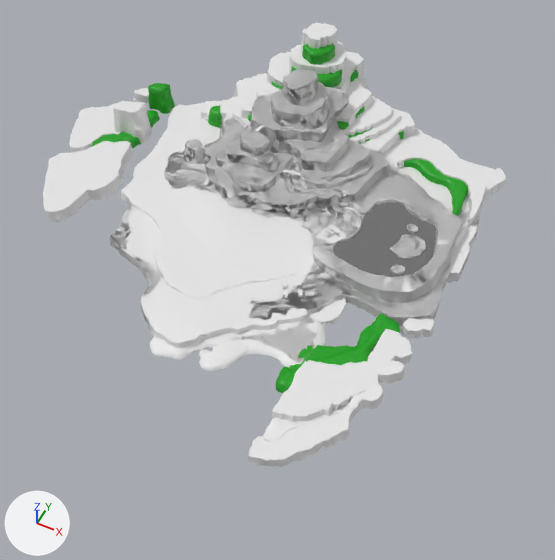
One commit to the FBX model Assets/World/Terrain/world.fbx: the scene before it, then after it.
Before and after are seen from a 50 mm lens placed at (24.3, -45.9, 47.3), pointed at (4.8, -7.0, -1.3). The lights are fixed; the arrows at lower left show +X, +Y and +Z. The first picture is the older version. Where no turn or scale is listed for an object, it has been applied to the vertices. Vertices at exactly the same position are counted once.

The first picture shows 'Ground', 'Ground to paint', 'Ground.001', 'Island 1', 'Island 2', 'Lake Water', 'Plane' and 2 more.
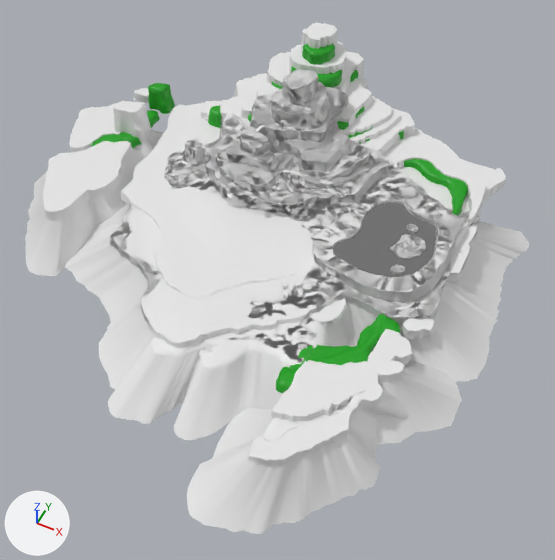
Diff of the bpy script that builds the scene:
```diff
--- a/Assets/World/Terrain/world.fbx.py
+++ b/Assets/World/Terrain/world.fbx.py
@@ me_plane_008 @@
 # used by ob_ground; location = (0.9, -6.01, 0.0)
-me_plane_008.from_pydata(...)  # 14067 vertices, 27750 faces; spans x -12.5..17.3, y -13.0..18.1, z 0.0..8.3
+me_plane_008.from_pydata(...)  # 14481 vertices, 28578 faces; spans x -17.6..22.1, y -17.6..23.8, z -3.0..8.3
+# me_plane_008 part 2: 1 vertex moved within x 4.9, y -8.0, z 0.4; 2 vertices removed from x 3.1..3.2, y -10.5, z 0.1; 416 vertices added at x -17.6..22.1, y -17.6..23.8, z -3.0..0.0
 me_plane_008.materials.append(mat_splat)
@@ me_plane_010 @@
 # used by ob_island_1; location = (0.9, -6.01, 0.0)
-me_plane_010.from_pydata(...)  # 812 vertices, 1517 faces; spans x 9.68..17.12, y -17.79..-5.88, z 0.0..0.96
+me_plane_010.from_pydata(...)  # 915 vertices, 1723 faces; spans x 6.21..21.51, y -21.95..-2.01, z -3.04..0.96
+# me_plane_010 part 1
+# 103 vertices are added at x 6.21..21.51, y -21.95..-2.01, z -3.04..-2.87
+# 206 new faces join them
 me_plane_010.materials.append(mat_splat)
@@ me_plane_011 @@
 # used by ob_island_2; location = (0.9, -6.01, 0.0)
-me_plane_011.from_pydata(...)  # 787 vertices, 1481 faces; spans x -21.2..-13.7, y -4.8..10.4, z 0.0..3.4
+me_plane_011.from_pydata(...)  # 876 vertices, 1659 faces; spans x -23.9..-11.2, y -8.6..13.7, z -3.0..3.4
+# me_plane_011 part 3
+# 89 vertices are added at x -23.9..-11.2, y -8.6..13.7, z -3.0..-2.9
+# 178 new faces join them
 me_plane_011.materials.append(mat_splat)
```

Location of each change, (x1, y1, x2, y2) in pixels of the pictures (555 x 560 px):
'Ground', reshaped (26% wider, 23% taller): before (110, 69, 479, 371); after (64, 69, 530, 440)
'Island 1', reshaped (76% wider, 61% taller): before (248, 359, 404, 467); after (187, 359, 462, 534)
'Island 2', reshaped: before (43, 101, 152, 222); after (25, 101, 163, 276)
part 1 of me_plane_010, added: after (187, 361, 462, 534)
part 2 of me_plane_008, built on: before (211, 326, 251, 348); after (64, 204, 530, 440)
part 3 of me_plane_011, added: after (25, 130, 163, 276)
